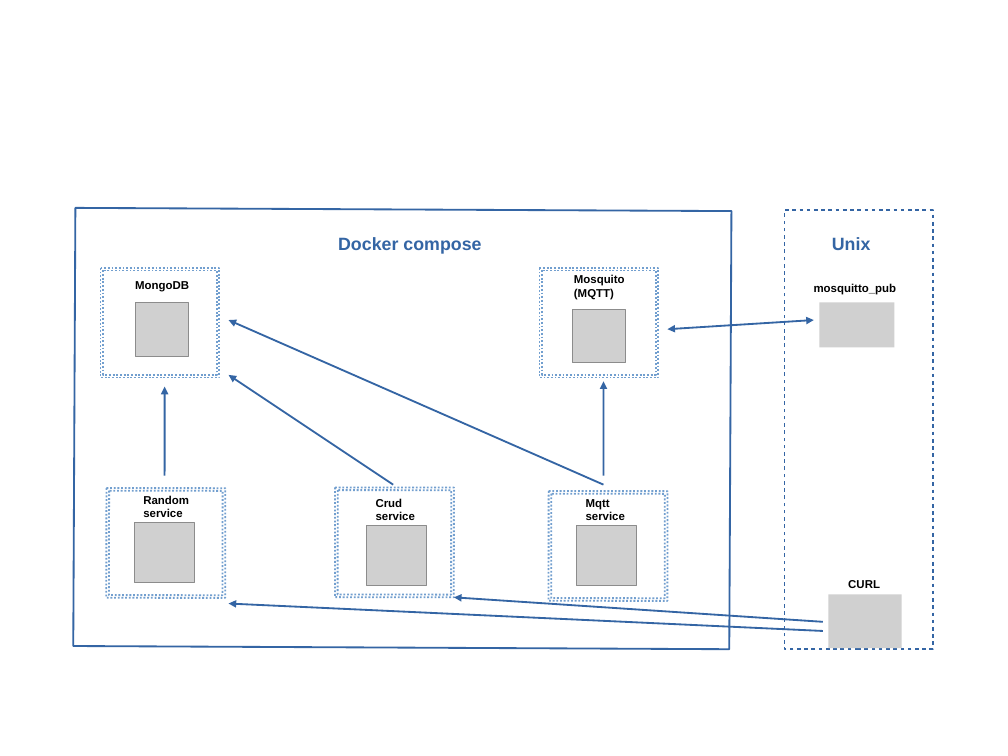
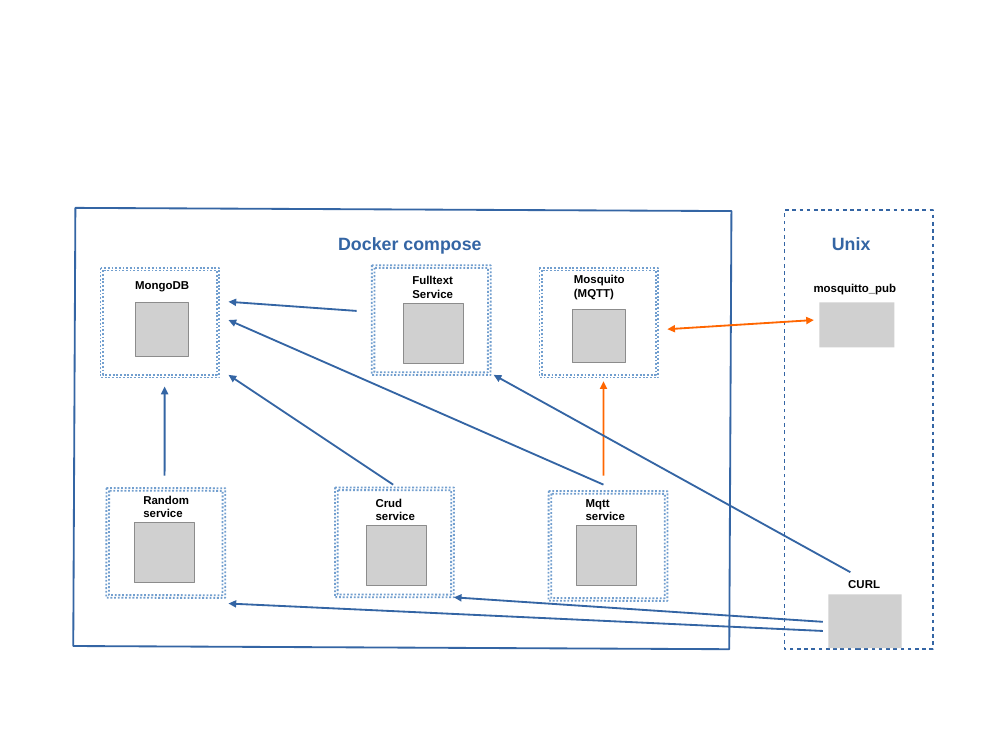
Before and after one commit to danionescu0/docker-flask-mongodb-example, a slide deck: slide 1 of resources/diagram.odp. Drawn at 1008x756 pixels with LibreOffice and Linux fonts; fonts in the diff are those of the drawing; grey boxes stand for pictures. Boxes give left, top, right and bottom in pixels: in the first picture for what was removed or moved away, otherwise in the second. Text is boxed around its words. In the diff, an @@ line names an element or a change of style, - is before the commit and + after.

```diff
--- a/resources/diagram.odp
+++ b/resources/diagram.odp
@@ frame added at [372,265,491,375], fill #FFFFFF, outline #729FCF 1.45 pt @@
@@ text added at [412,275,453,298], 9 pt, text #000000, bold @@
+Fulltext
+Service
@@ arrow added from (357, 311) to (229, 302), #3465A4 1.45 pt @@
@@ picture added at [403,304,464,364] @@
@@ double arrow (814, 320) - (668, 329): stroke #3465A4 1.45 pt to #FF6600 1.45 pt @@
@@ arrow added from (851, 573) to (494, 375), #3465A4 1.45 pt @@
@@ arrow (604, 476) - (604, 381): stroke #3465A4 1.45 pt to #FF6600 1.45 pt @@
```
Also in this commit, not shown: 2 other files.
